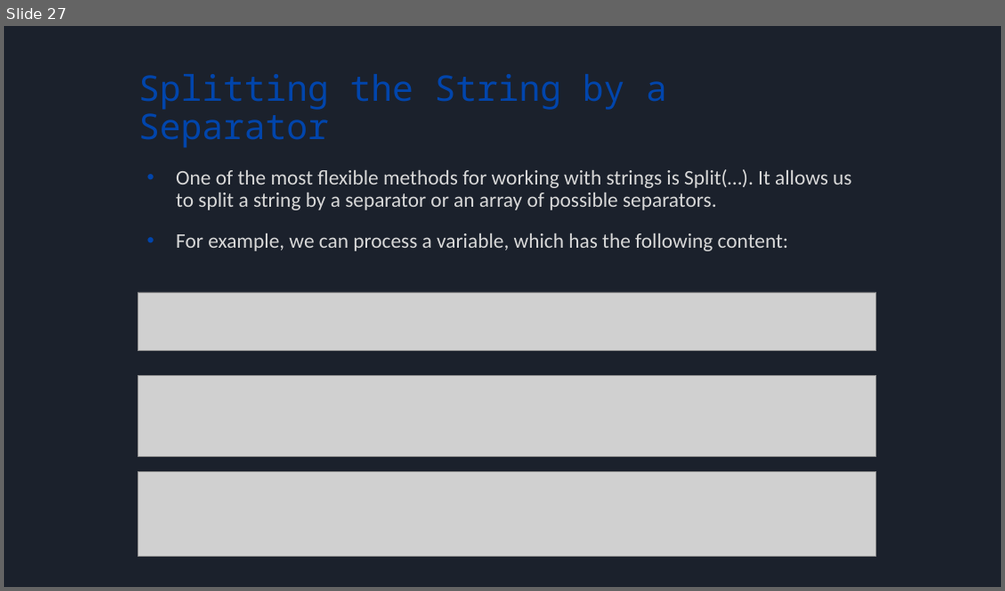
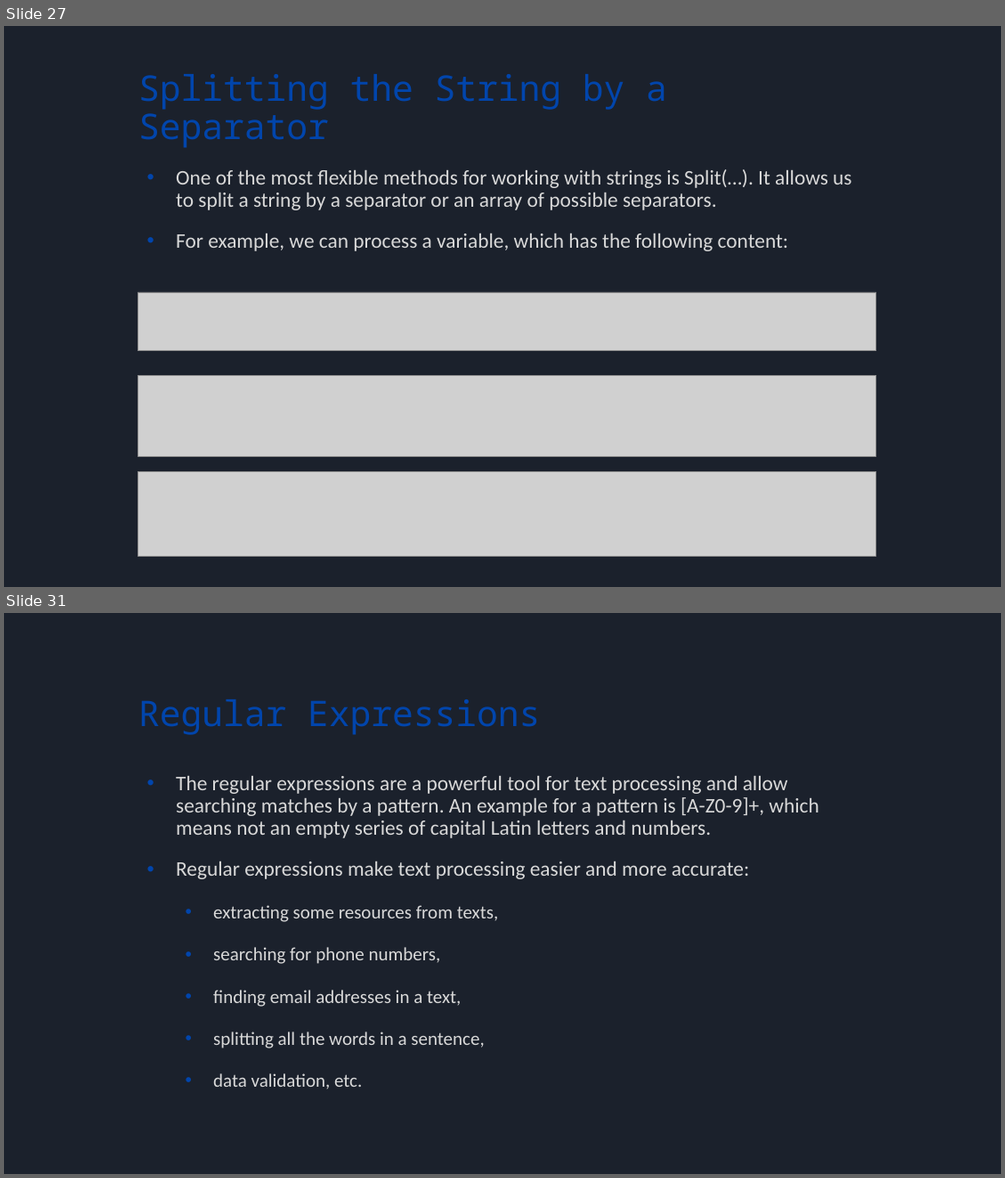
Before and after one commit to bulhard/Principles_Of_Programming, a slide deck: _Presentations/02 Working with strings and texts.pptx. Shown one above the other, each under a label of ours: slide 27 before the commit, slides 27 and 31 after it; the slides between them are not shown. The pictures are 1005x591 and 1005x1178 pixels, drawn with LibreOffice and Linux fonts; fonts in the diff are those of the drawing; grey boxes stand for pictures. Boxes give left, top, right and bottom in pixels: in the first picture for what was removed or moved away, otherwise in the second. Text is boxed around its words. In the diff, an @@ line names an element or a change of style, - is before the commit and + after.

```diff
--- a/_Presentations/02 Working with strings and texts.pptx
+++ b/_Presentations/02 Working with strings and texts.pptx
@@ slide 31 added at (4,613,1001,1174), background #1B212C @@
@@ title added at (138,699,540,735), 34 pt, text #0145AC @@
+Regular Expressions
@@ text added at (176,776,818,1089), 20 pt, text #D8D8D8 @@
+• The regular expressions are a powerful tool for text processing and allow searching matches by a pattern. An example for a pattern is [A-Z0-9]+, which means not an empty series of capital Latin letters and numbers.
+• Regular expressions make text processing easier and more accurate:
+  • extracting some resources from texts,
+  • searching for phone numbers,
+  • finding email addresses in a text,
+  • splitting all the words in a sentence,
+  • data validation, etc.
```
Also in this commit, not shown: 21 other slides added, 6 other files.
